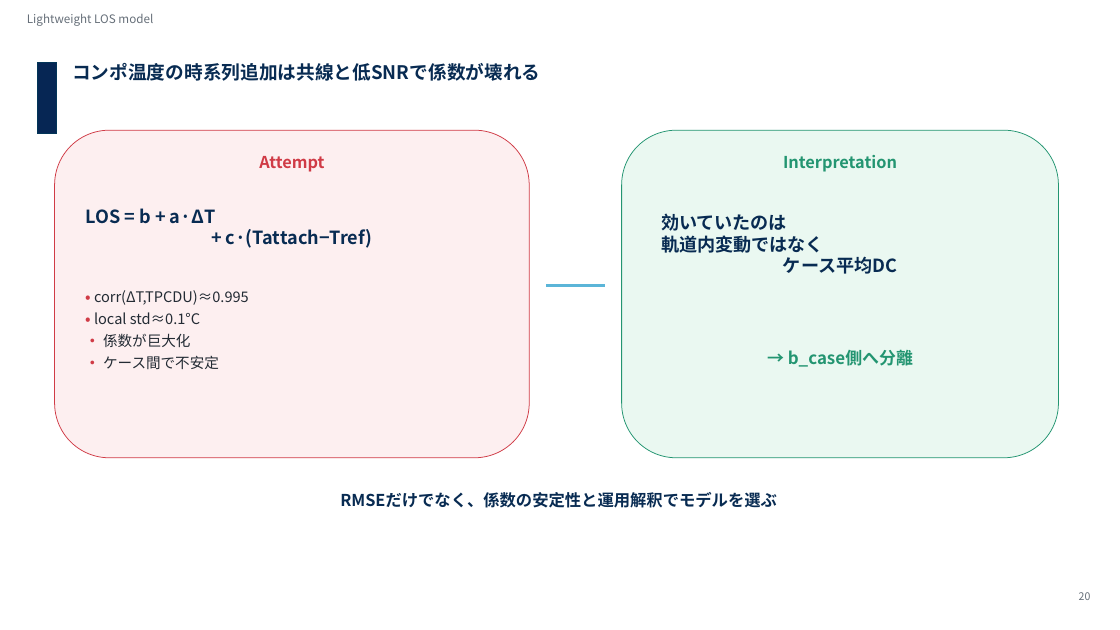
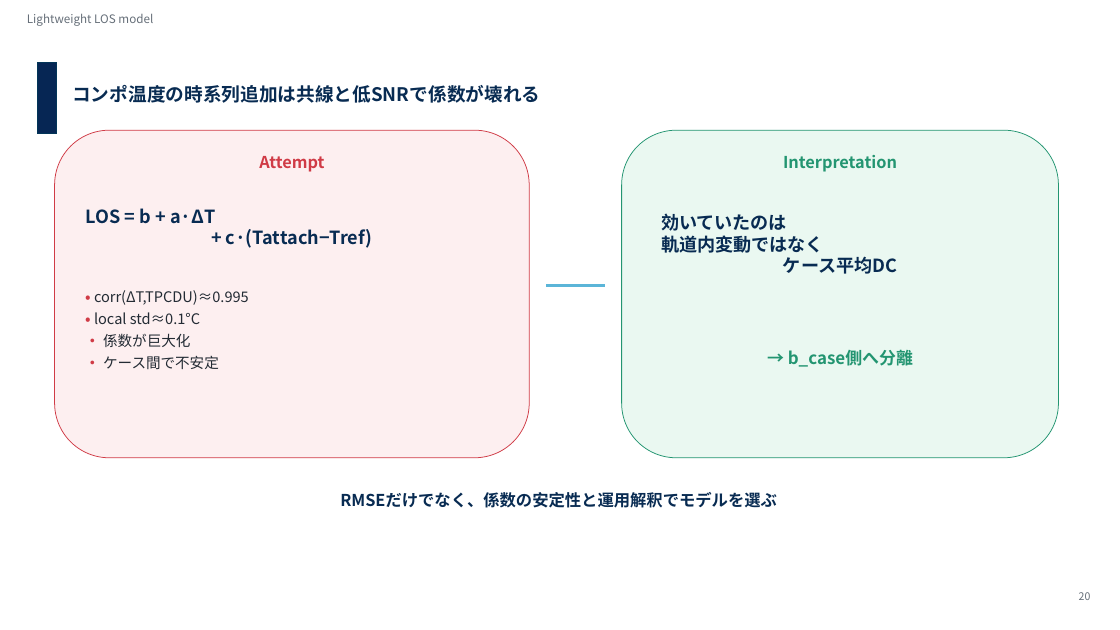
Before and after one commit to Hideki-1029/thermal-deformation-optcomm, a slide deck: slide 42 of papers/seminar/20260721_optcommrg_takamoto_v3_issl.pptx (slide 20 before the commit). Drawn at 1120x630 pixels with LibreOffice and Linux fonts; fonts in the diff are those of the drawing; background and template pictures are left out. Boxes give left, top, right and bottom in pixels: in the first picture for what was removed or moved away, otherwise in the second. Text is boxed around its words. In the diff, an @@ line names an element or a change of style, - is before the commit and + after.

```diff
--- a/papers/seminar/20260721_optcommrg_takamoto_v3_issl.pptx
+++ b/papers/seminar/20260721_optcommrg_takamoto_v3_issl.pptx
@@ text "コンポ温度の時系列追加は共線と低SNRで係数が壊れる": place and size @@
-text "コンポ温度の時系列追加は共線と低SNRで係数が壊れる" at box(72, 63, 540, 81)
+text "コンポ温度の時系列追加は共線と低SNRで係数が壊れる" at box(72, 85, 540, 103)
```
Also in this commit, not shown: 12 other slides changed, 2 slides added, 3 slides removed, 1 other file.
